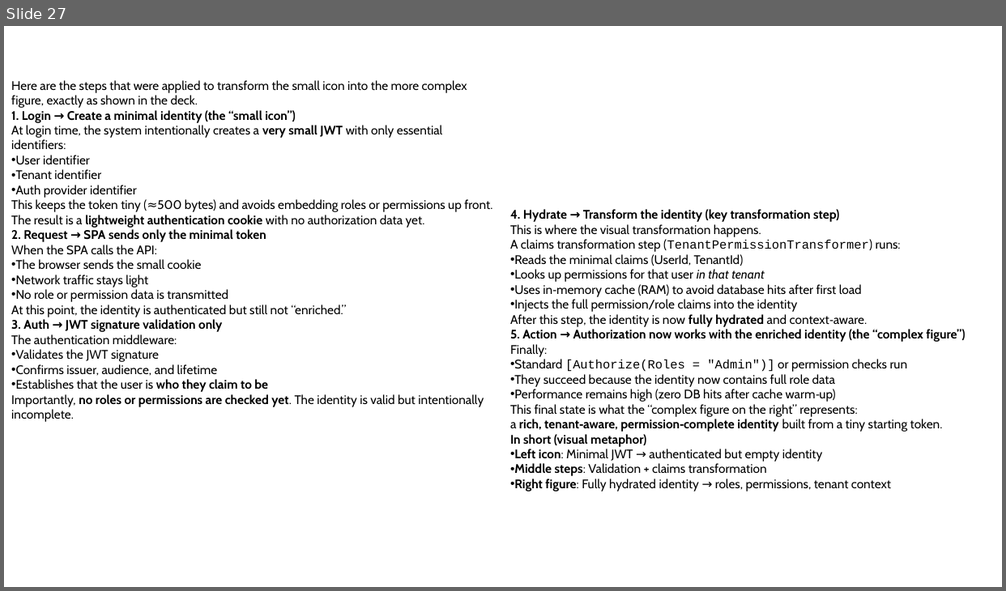
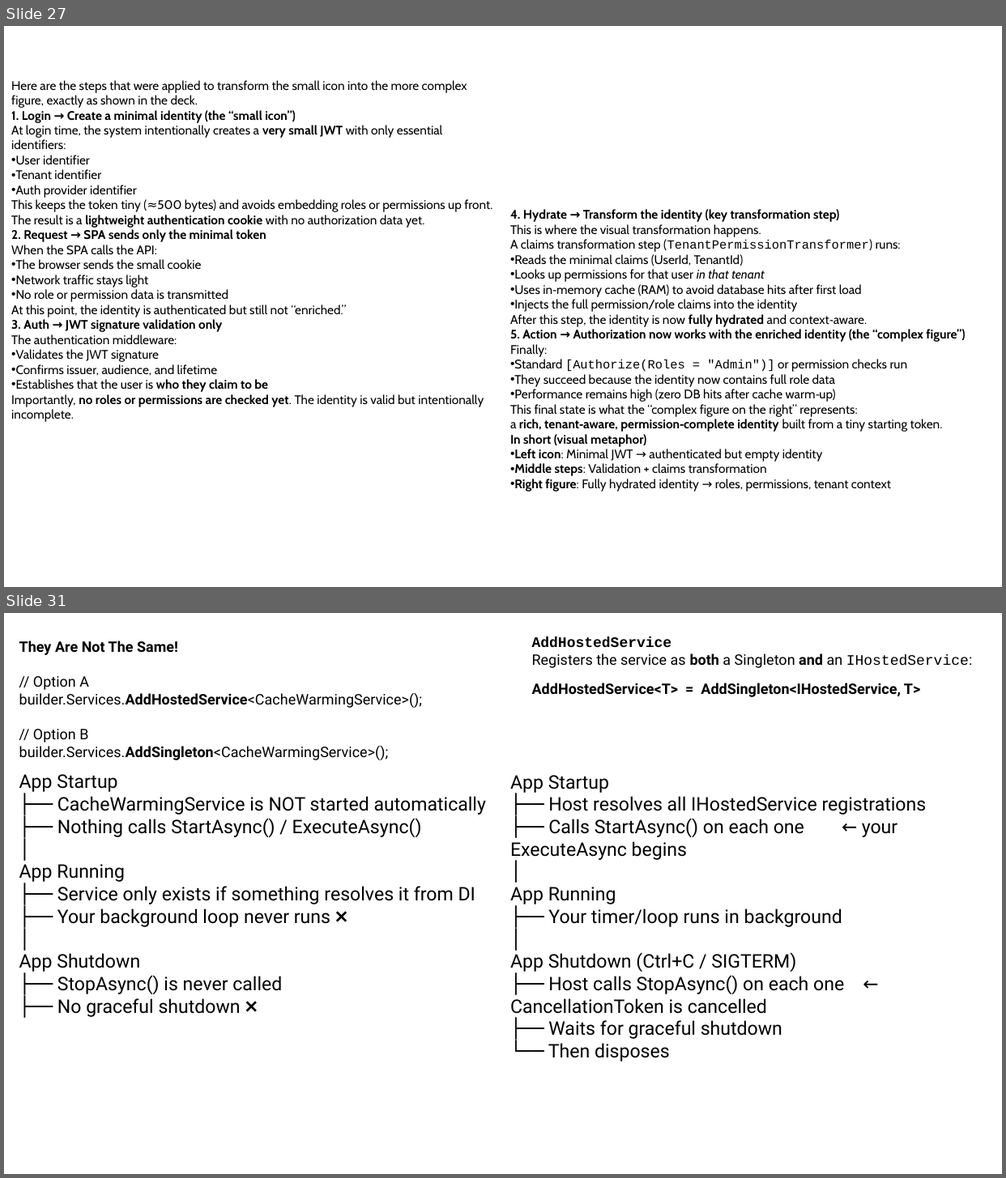
Before and after one commit to AlphaOmegaFirstLast/Bfs_V1, a slide deck: Admin/Docs.pptx. Shown one above the other, each under a label of ours: slide 27 before the commit, slides 27 and 31 after it; the slides between them are not shown. The pictures are 1006x591 and 1006x1178 pixels, drawn with LibreOffice and Linux fonts; fonts in the diff are those of the drawing. Boxes give left, top, right and bottom in pixels: in the first picture for what was removed or moved away, otherwise in the second. Text is boxed around its words. In the diff, an @@ line names an element or a change of style, - is before the commit and + after.

```diff
--- a/Admin/Docs.pptx
+++ b/Admin/Docs.pptx
@@ slide 31 added at box(4, 613, 1002, 1174), background #FFFFFF @@
@@ text added at box(19, 641, 423, 760), 14 pt, text #000000 @@
+They Are Not The Same!
+// Option A
+builder.Services.AddHostedService<CacheWarmingService>();
+// Option B
+builder.Services.AddSingleton<CacheWarmingService>();
@@ text added at box(532, 637, 973, 668), 14 pt, text #000000 @@
+AddHostedService
+Registers the service as both a Singleton and an IHostedService:
@@ text added at box(532, 683, 920, 697), 14 pt, text #000000, bold @@
+AddHostedService<T> = AddSingleton<IHostedService, T>
@@ text added at box(19, 774, 487, 1017), 18 pt, text #000000 @@
+App Startup
+├── CacheWarmingService is NOT started automatically
+├── Nothing calls StartAsync() / ExecuteAsync()
+│
+App Running
+├── Service only exists if something resolves it from DI
+├── Your background loop never runs ❌
+│
+App Shutdown
+├── StopAsync() is never called
+├── No graceful shutdown ❌
@@ text added at box(510, 775, 927, 1062), 18 pt, text #000000 @@
+App Startup
+├── Host resolves all IHostedService registrations
+├── Calls StartAsync() on each one ← your ExecuteAsync begins
+│
+App Running
+├── Your timer/loop runs in background
+│
+App Shutdown (Ctrl+C / SIGTERM)
+├── Host calls StopAsync() on each one ← CancellationToken is cancelled
+├── Waits for graceful shutdown
+└── Then disposes
```
Also in this commit, not shown: 6 other slides added, 5 other files.
